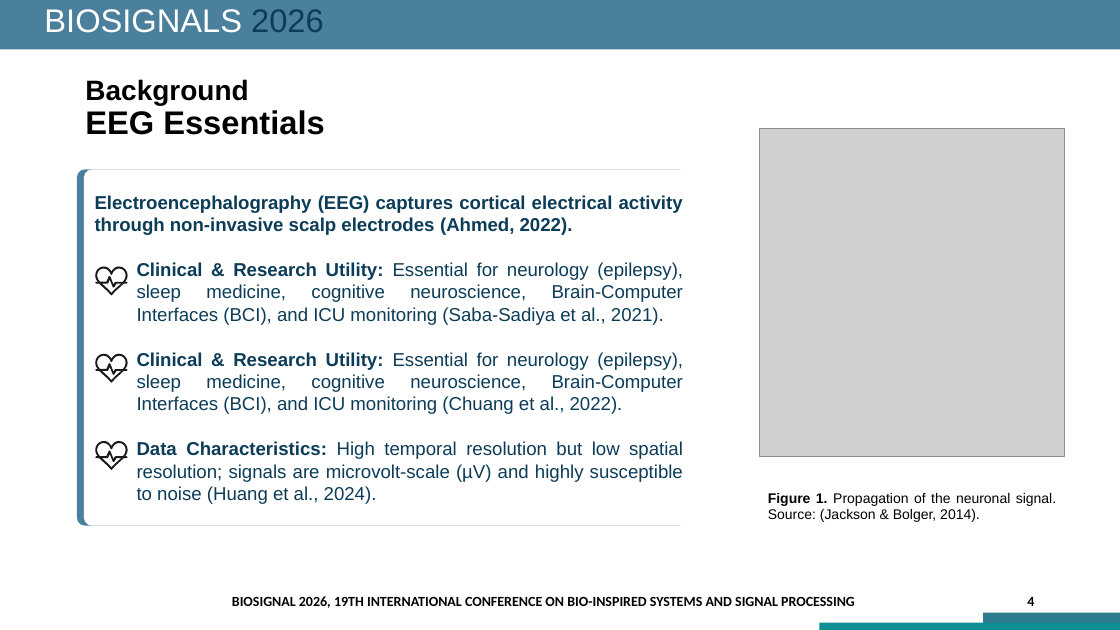
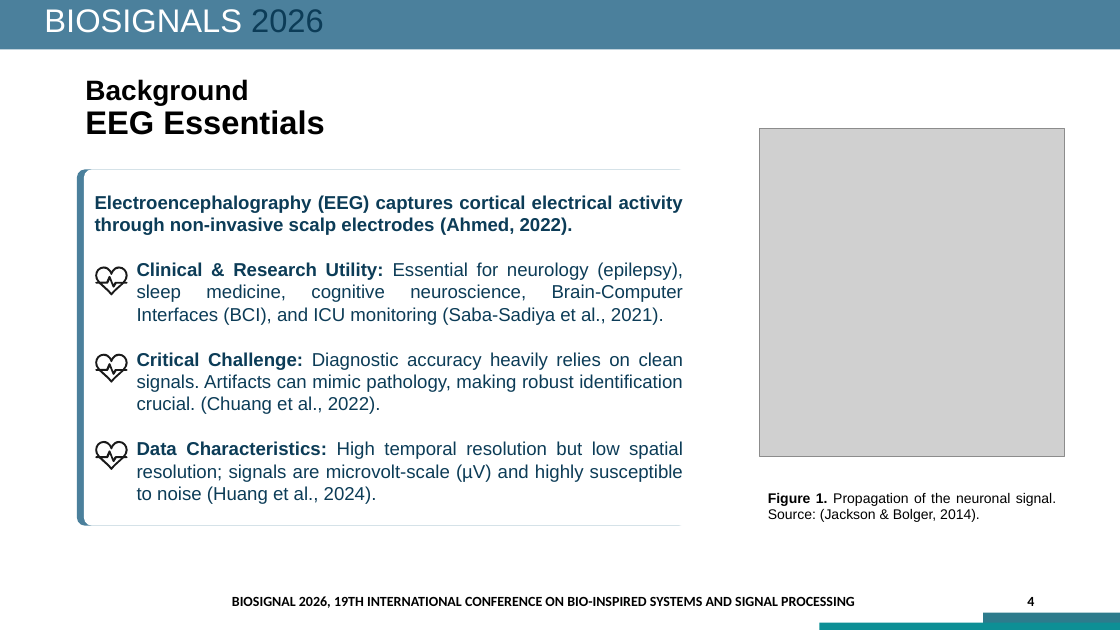
Before and after one commit to iemmanuelvm/cuarto-semestre-dccd, a slide deck: slide 4 of BIOSIGNALS_2026.pptx. Drawn at 1120x630 pixels with LibreOffice and Linux fonts; fonts in the diff are those of the drawing; grey boxes stand for pictures. Boxes give left, top, right and bottom in pixels: in the first picture for what was removed or moved away, otherwise in the second. Text is boxed around its words. In the diff, an @@ line names an element or a change of style, - is before the commit and + after.

```diff
--- a/BIOSIGNALS_2026.pptx
+++ b/BIOSIGNALS_2026.pptx
@@ text at (x1=137, y1=352, x2=684, y2=414): text changed @@
-  Clinical & Research Utility: Essential for neurology (epilepsy), sleep medicine, cognitive neuroscience, Brain-Computer Interfaces (BCI), and ICU monitoring (Chuang et al., 2022).
+  Critical Challenge: Diagnostic accuracy heavily relies on clean signals. Artifacts can mimic pathology, making robust identification crucial. (Chuang et al., 2022).
```
Also in this commit, not shown: 3 other slides changed, 2 other files.
